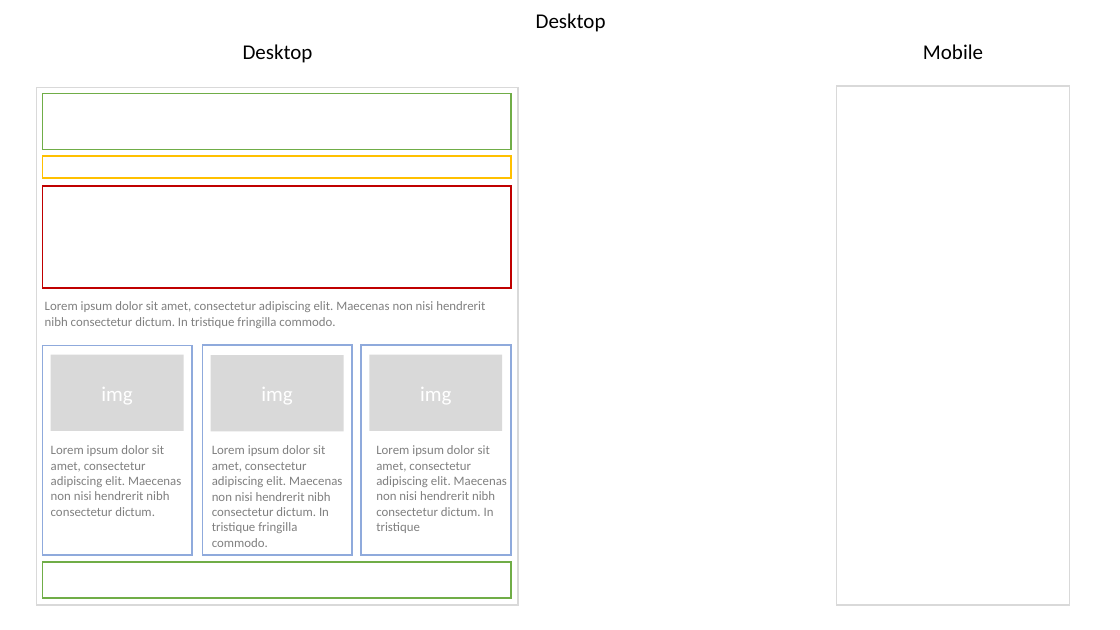
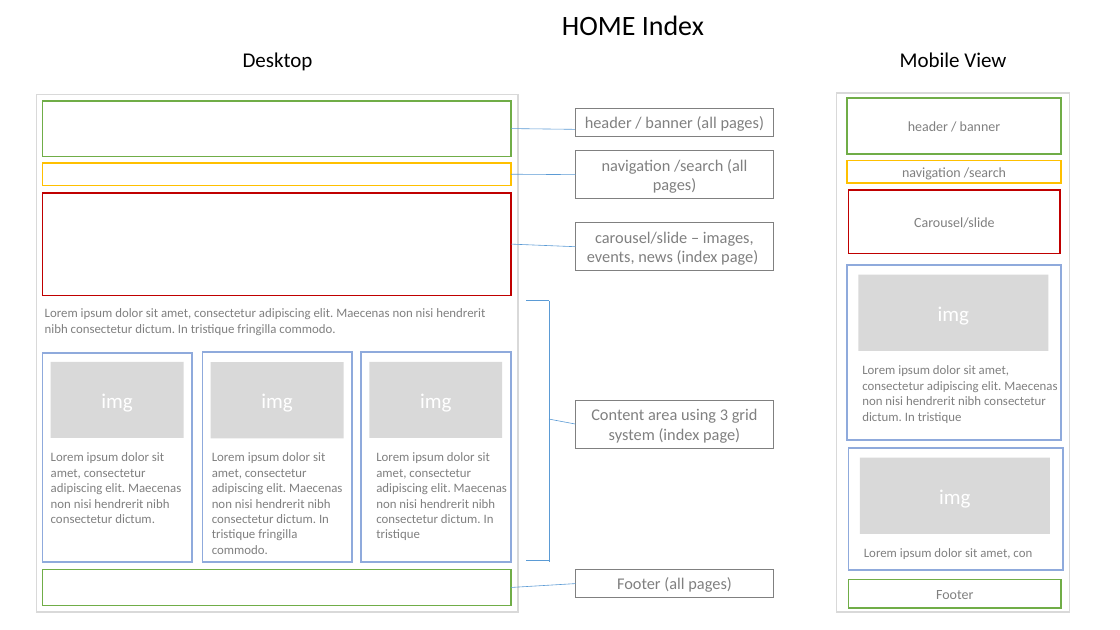
Before and after one commit to daxnac/fesc-project-proposal, a slide deck: slide 2 of docs/fesc-layout-guide.pptx. Drawn at 1120x630 pixels with LibreOffice and Linux fonts; fonts in the diff are those of the drawing. Boxes give left, top, right and bottom in pixels: in the first picture for what was removed or moved away, otherwise in the second. Text is boxed around its words. In the diff, an @@ line names an element or a change of style, - is before the commit and + after.

```diff
--- a/docs/fesc-layout-guide.pptx
+++ b/docs/fesc-layout-guide.pptx
@@ text at box(562, 15, 704, 36): text changed; size 18 to 24 pt @@
-Desktop
+HOME Index
@@ text at box(900, 52, 1006, 67): text changed @@
-Mobile
+Mobile View
@@ rectangle added at box(576, 108, 774, 137), outline #808080 0.75 pt, 14 pt, text #808080 @@
+header / banner (all pages)
@@ rectangle added at box(847, 98, 1061, 155), outline #70AD47 1.5 pt, 12 pt, text #808080 @@
+header / banner
@@ line added from (511, 129) to (576, 129), #5B9BD5 0.5 pt @@
@@ line added from (511, 174) to (576, 175), #5B9BD5 0.5 pt @@
@@ rectangle added at box(576, 150, 774, 198), outline #808080 0.75 pt, 14 pt, text #808080 @@
+navigation /search (all pages)
@@ rectangle added at box(847, 160, 1061, 183), outline #FFC000 1.5 pt, 12 pt, text #808080 @@
+navigation /search
@@ rectangle added at box(849, 190, 1060, 254), outline #C00000 1.5 pt, 12 pt, text #808080 @@
+Carousel/slide
@@ rectangle added at box(576, 223, 774, 271), outline #808080 0.75 pt, 14 pt, text #808080 @@
+carousel/slide – images, events, news (index page)
@@ line added from (511, 245) to (576, 247), #5B9BD5 0.5 pt @@
@@ rectangle added at box(847, 266, 1061, 440), outline #8FAADC 1.5 pt @@
@@ rectangle added at box(859, 275, 1049, 351), fill #D9D9D9, 18 pt, text #FFFFFF @@
+img
@@ line added from (527, 301) to (549, 301), #5B9BD5 0.5 pt @@
@@ line added from (549, 301) to (549, 562), #5B9BD5 0.5 pt @@
@@ 4 rectangles, 1 text: place and size @@
-4 rectangles, 1 text at box(36, 44, 518, 605)
+4 rectangles, 1 text at box(36, 52, 518, 613)
@@ 8 rectangles, 4 texts: place and size @@
-8 rectangles, 4 texts at box(43, 86, 1070, 606)
+8 rectangles, 4 texts at box(43, 93, 1070, 613)
@@ text added at box(862, 365, 1057, 423), 11 pt, text #808080 @@
+Lorem ipsum dolor sit amet, consectetur adipiscing elit. Maecenas non nisi hendrerit nibh consectetur dictum. In tristique
@@ line added from (576, 424) to (549, 419), #5B9BD5 0.5 pt @@
@@ rectangle added at box(576, 400, 774, 448), outline #808080 0.75 pt, 14 pt, text #808080 @@
+Content area using 3 grid system (index page)
@@ rectangle added at box(849, 449, 1063, 571), outline #8FAADC 1.5 pt @@
@@ rectangle added at box(860, 458, 1050, 534), fill #D9D9D9, 18 pt, text #FFFFFF @@
+img
@@ line added from (527, 560) to (549, 560), #5B9BD5 0.5 pt @@
@@ text added at box(864, 548, 1032, 559), 11 pt, text #808080 @@
+Lorem ipsum dolor sit amet, con
@@ line added from (511, 587) to (576, 584), #5B9BD5 0.5 pt @@
@@ rectangle added at box(576, 570, 774, 598), outline #808080 0.75 pt, 14 pt, text #808080 @@
+Footer (all pages)
@@ rectangle added at box(849, 580, 1061, 608), outline #70AD47 1.5 pt, 12 pt, text #808080 @@
+Footer
```
Also in this commit, not shown: 1 other slide changed, 3 slides added, 2 slides removed, 5 other files.
